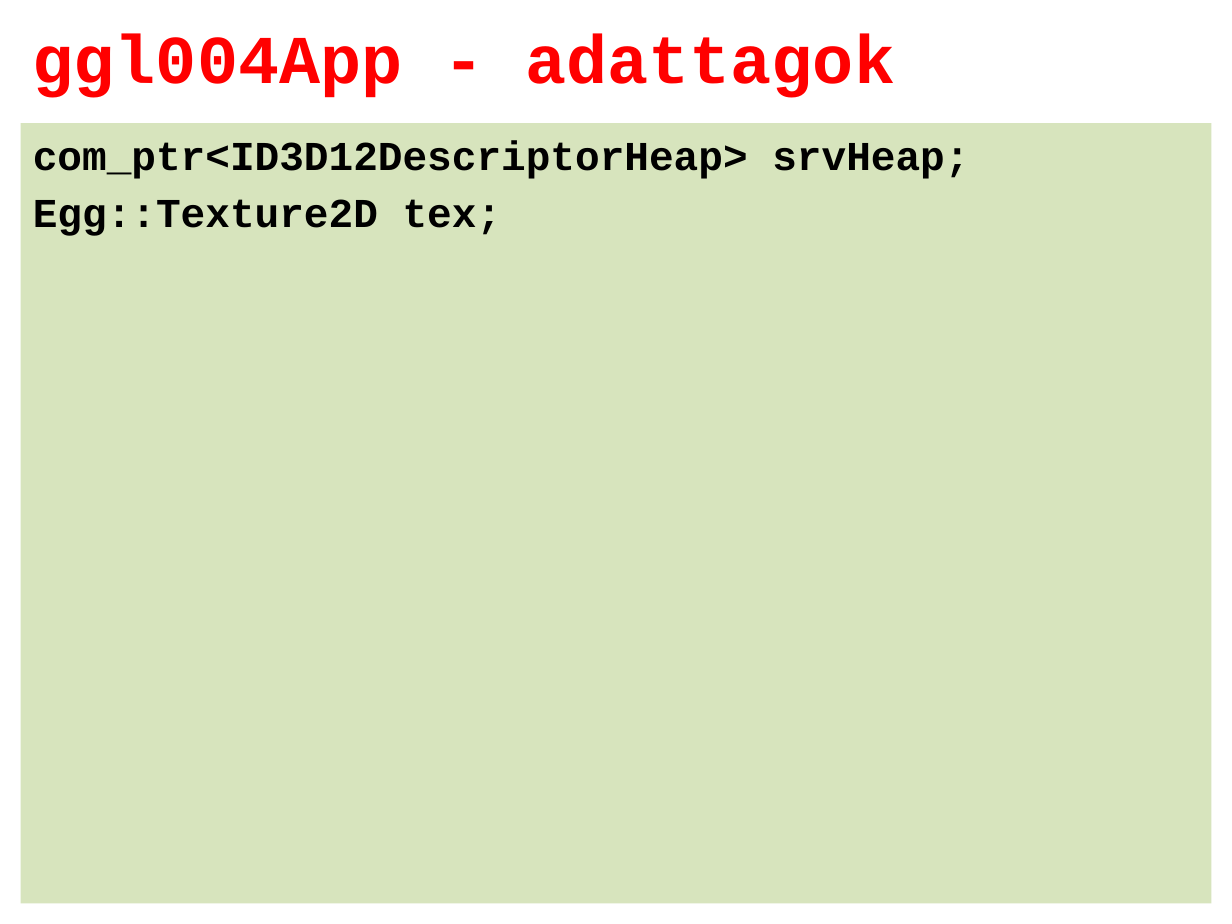
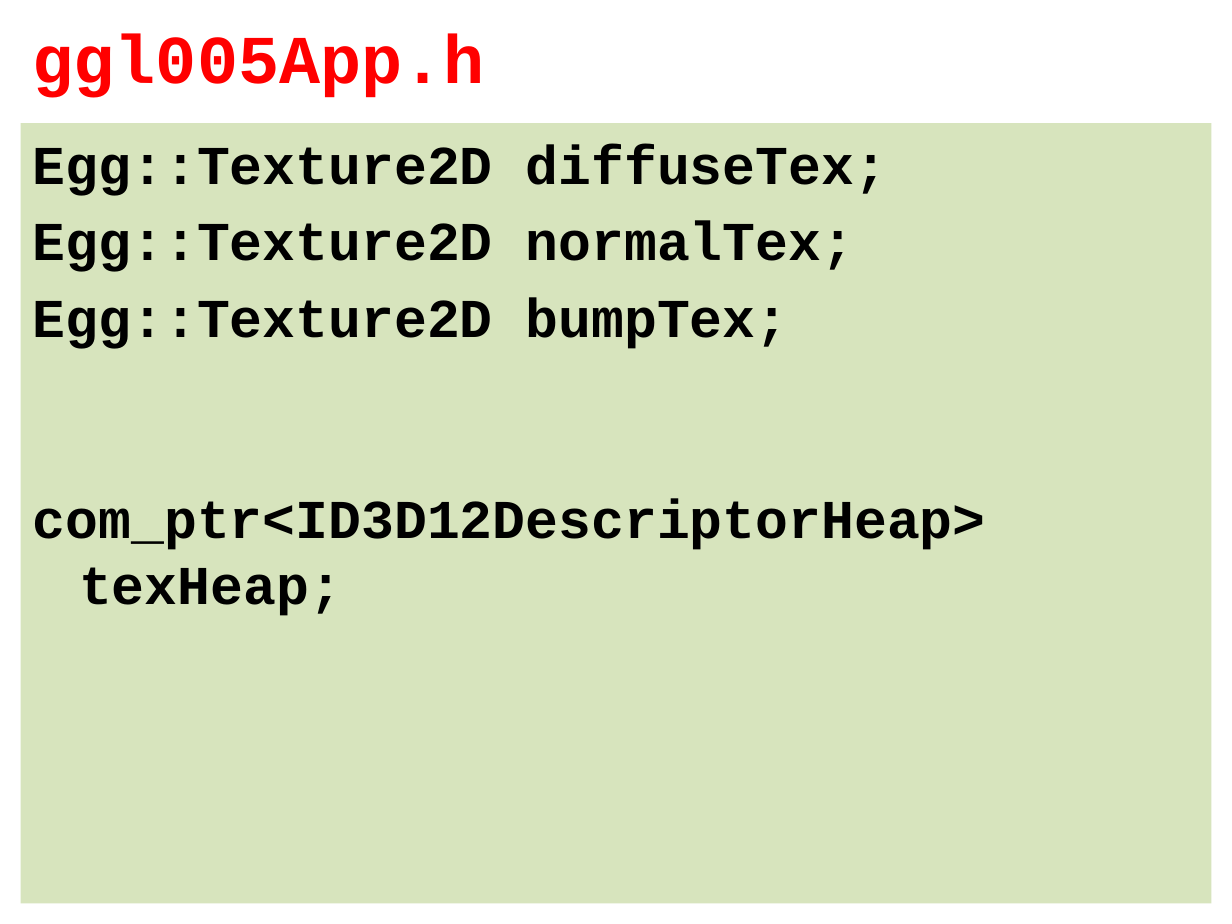
Before and after one commit to tyekx/dx12, a slide deck: slide 11 of Slides/ggl005-Bump.pptx (slide 12 before the commit). Drawn at 1232x924 pixels with LibreOffice and Linux fonts; fonts in the diff are those of the drawing; background and template pictures are left out. Boxes give left, top, right and bottom in pixels: in the first picture for what was removed or moved away, otherwise in the second. Text is boxed around its words. In the diff, an @@ line names an element or a change of style, - is before the commit and + after.

```diff
--- a/Slides/ggl005-Bump.pptx
+++ b/Slides/ggl005-Bump.pptx
@@ title at (x1=33, y1=34, x2=485, y2=98): text changed @@
-ggl004App - adattagok
+ggl005App.h
@@ text at (x1=33, y1=145, x2=986, y2=616): text changed; size 24 to 32 pt @@
-com_ptr<ID3D12DescriptorHeap> srvHeap;
-Egg::Texture2D tex;
+Egg::Texture2D diffuseTex;
+Egg::Texture2D normalTex;
+Egg::Texture2D bumpTex;
+com_ptr<ID3D12DescriptorHeap> texHeap;
```
Also in this commit, not shown: 15 other slides changed, 15 slides added, 4 slides removed, 8 other files.
